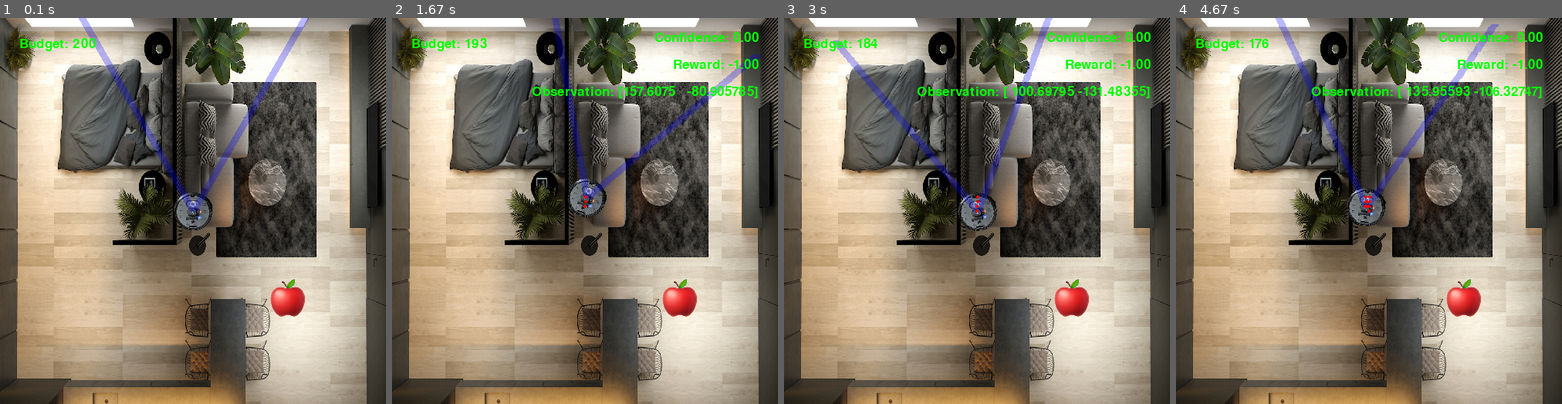
Above: before the commit, frames 1-4 (left to right).
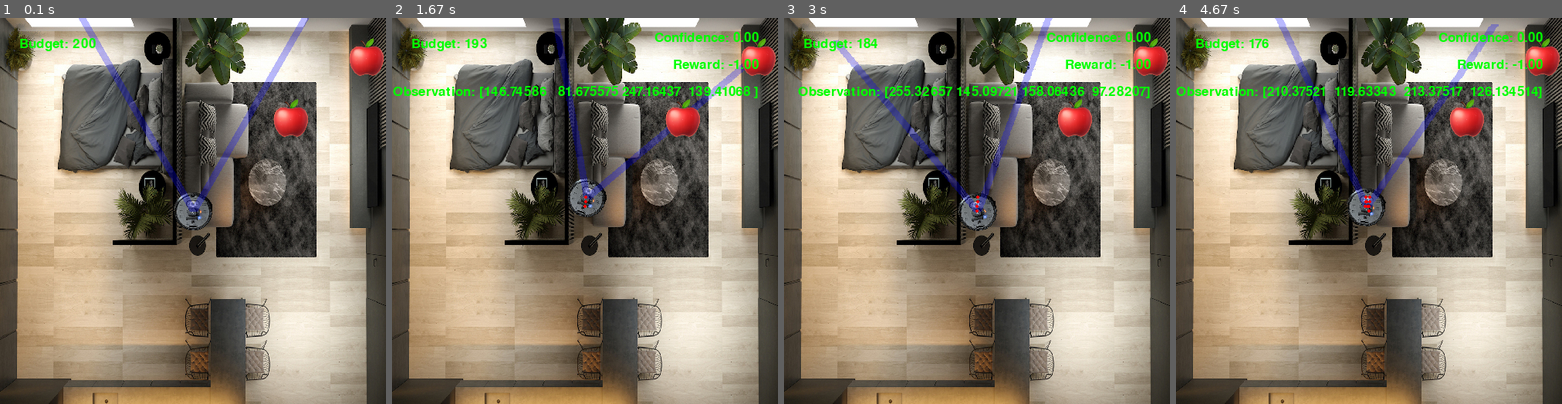
Above: after the commit, the same moments.

Repository: Anwealso/ReLOaD
Game: pygame game, started from reload/simplesim/env_gym.py
Two runs of this game, one before a commit and one after it. Both use one fixed random seed, a clock stepped at 60 frames per second and the inputs below.
Inputs:
- Up to frame 1 (0.1 s): no input
- Up to frame 2 (1.67 s): hold Right 0.33-0.8 s; hold Up 0.83-1.13 s; tap Space at 0.9, 1.23 s; hold Right 1.17-1.63 s
- Up to frame 3 (3 s): hold Left 1.67-2.2 s; tap Space at 1.73, 2.3, 2.75 s; hold Down 2.23-2.65 s; hold Left from 2.68 s (still down)
- Up to frame 4 (4.67 s): release Left at 3.17 s; hold Up 3.2-3.67 s; tap Space at 3.27, 3.77, 4.43 s; hold Right 3.7-4.33 s; hold Down from 4.37 s (still down)

The runs differ from the first frame. In frame 1, 1.8% of the frame differs, in the area x 70-100%, y 5-78%; in frame 2, 3.1%; in frame 3, 3.2%, in the area x 3-100%, y 5-78%; in frame 4, 3.2%.

Commit message:
Updated working entropy based reward to work for multiple targets

Diff:
--- a/reload/simplesim/env.py
+++ b/reload/simplesim/env.py
@@ -346,7 +346,7 @@
 
         # Add the current timestep confidences to the comprehensive all timesteps list
         self.confidences = np.append(self.confidences, self.current_confidences, axis=1)
-        # print(f"############# DETECTING TARGETS: self.confidences={self.current_confidences}")
+        print(f"############# DETECTING TARGETS: self.confidences={self.current_confidences} #############")
         # print(f"############# DETECTING TARGETS: self.confidences={self.confidences}")
 
     def set_scoreboard(self, scoreboard_items):
--- a/reload/simplesim/env_gym.py
+++ b/reload/simplesim/env_gym.py
@@ -130,7 +130,7 @@
         #     reward -= self.action_cost
 
         # Apply reward based on observation entropy
-        reward += self.get_entropy_reward() * self.game.starting_budget
+        reward += self.get_entropy_reward(verbose=1) * self.game.starting_budget
 
         return reward
 
@@ -218,10 +218,10 @@
                 # The reduction in entropy achieved by this new observation
                 entropy_diff = self.entropy[i] - new_entropy[i]
 
-                entropy_reward = entropy_diff
-                # # The reward is either the entropy_diff if we made a reduction
-                # # or 0 otherwise.
-                # entropy_reward += np.max(entropy_diff, 0)
+                # entropy_reward = entropy_diff
+                # The reward is either the entropy_diff if we made a reduction
+                # or 0 otherwise.
+                entropy_reward += np.max(entropy_diff, 0)
 
         if verbose > 0:
             print(f"self.game.confidences: {self.game.confidences}")
@@ -245,6 +245,8 @@
             print("\n")
 
         self.entropy = new_entropy
+        print(entropy_reward)
+
         return entropy_reward
 
     def get_goal_reward(self):
@@ -456,7 +458,7 @@
     # ------------------------------ Hyperparameters ----------------------------- #
     # Env
     STARTING_BUDGET = 200
-    NUM_TARGETS = 1
+    NUM_TARGETS = 2
     PLAYER_FOV = 60
 
     # -------------------------------- Environment ------------------------------- #
Not shown, changed: reload/simplesim/simplesim_nav_nonholo.ipynb
